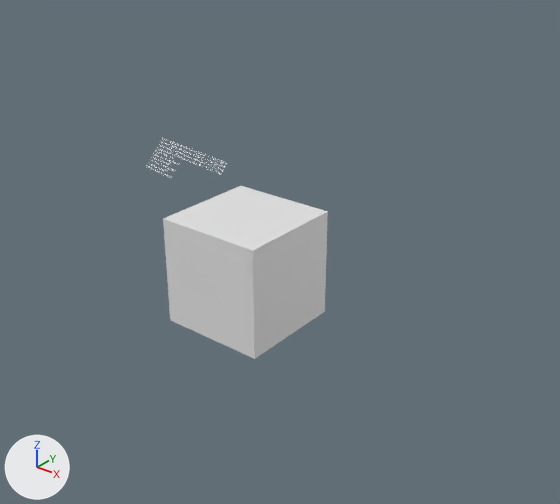
The Blender file edgesplit.blend as it was, and as the next commit left it.
Both versions are drawn from a camera (50 mm lens) standing at (8.12, -9.22, 6.24) and looking at (2.39, -2.06, 1.8). Arrows for +X, +Y and +Z are at lower left; the lights stay in place.

The first picture shows 'Cube', 'DebugText'.
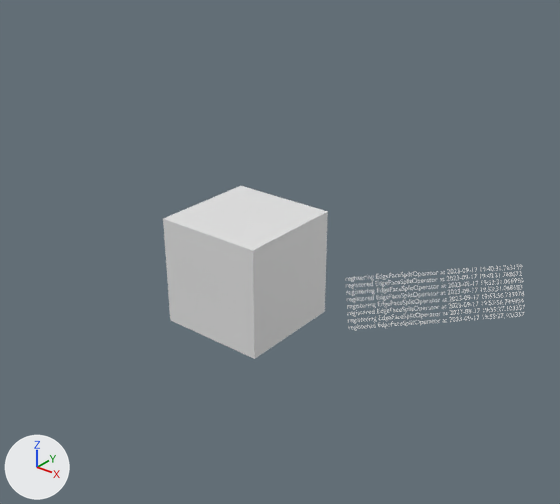
Edits to the bpy script that builds the scene:
```text
Change txt_text:
    txt_text.body: 'registering EdgeFaceSplitOperator at 2023-09-17 13:26:50.404047\nregistered EdgeFaceSplitOperator at 2023-09-17 13:26:50.405556\nregistering EdgeFaceSplitOperator at 2023-09-17 13:27:32.271946\nregistered EdgeFaceSplitOperator at 2023-09-17 13:27:32.271946\nModal function called\nLeft mouse button pressed?\nModal function called\nLeft mouse button pressed?\nModal function called\nLeft mouse button pressed?' -> 'registering EdgeFaceSplitOperator at 2023-09-17 19:40:31.763159\nregistered EdgeFaceSplitOperator at 2023-09-17 19:40:31.768672\nregistering EdgeFaceSplitOperator at 2023-09-17 19:53:31.066990\nregistered EdgeFaceSplitOperator at 2023-09-17 19:53:31.068183\nregistering EdgeFaceSplitOperator at 2023-09-17 19:53:56.739978\nregistered EdgeFaceSplitOperator at 2023-09-17 19:53:56.744904\nregistering EdgeFaceSplitOperator at 2023-09-17 19:55:27.103357\nregistered EdgeFaceSplitOperator at 2023-09-17 19:55:27.103357'
Change ob_debugtext:
    ob_debugtext.location: (0.27, -2.07, 2.92) -> (5.4, -5.08, 3.62)
    ob_debugtext.rotation_euler: (0.866, 0.044, -0.0835) -> (1.109, 0.0, 0.815)  # degrees (50, 2.5, -4.8) -> degrees (64, 0, 47)
```

What differs and where, as boxes (x1, y1, x2, y2) in the pictures (560 x 504 px):
'DebugText', text changed, moved, turned
    before: (146, 138, 226, 178)
    after: (345, 264, 525, 331)
